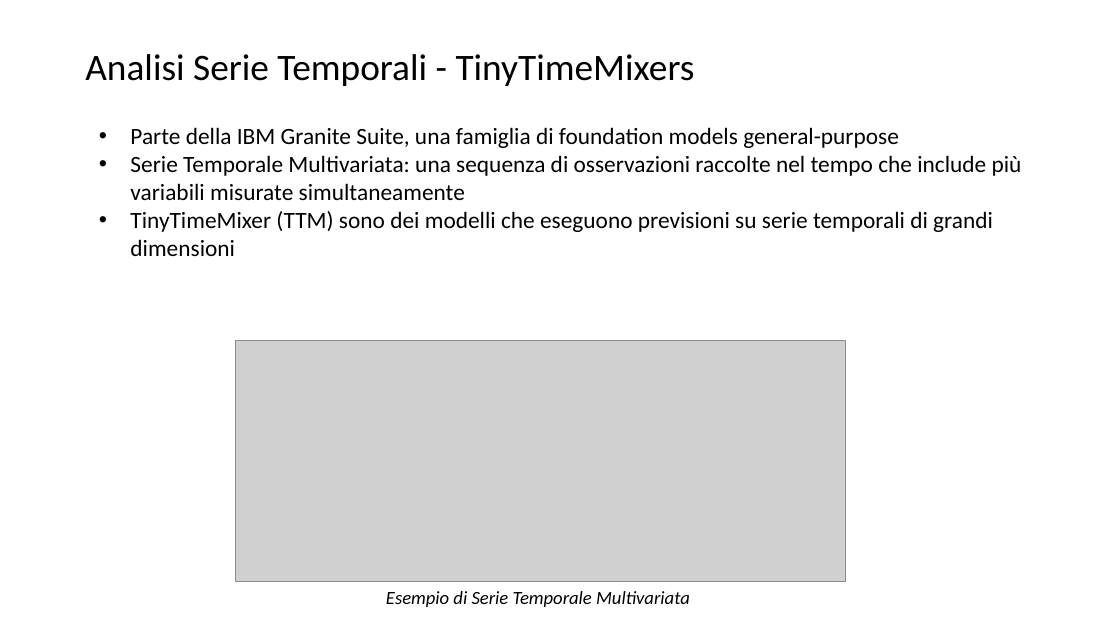
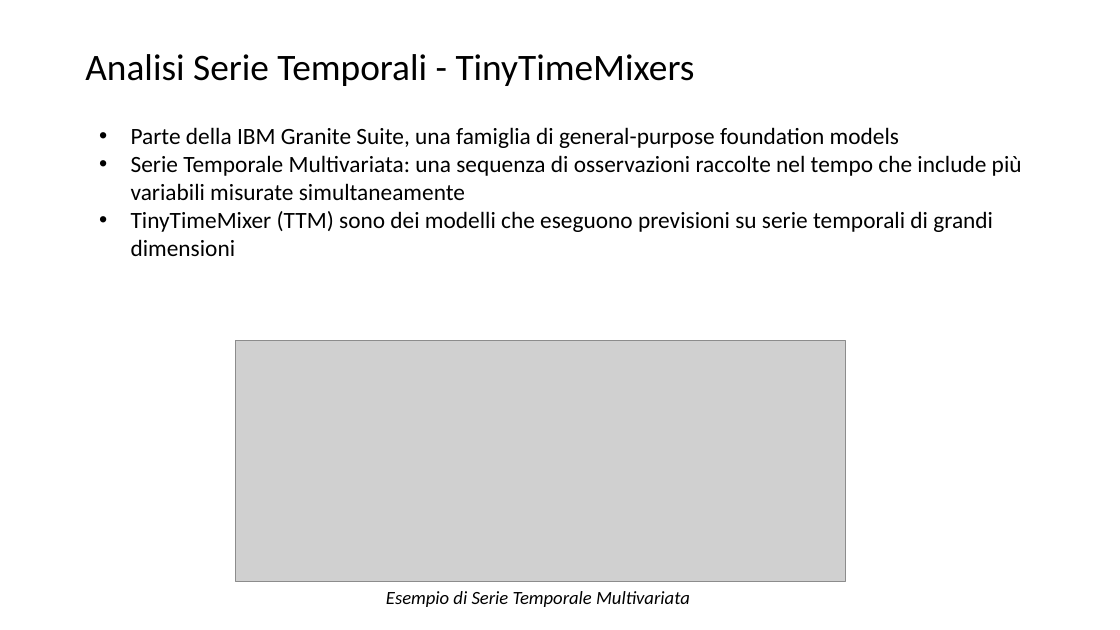
Before and after one commit to lPen88/tesi, a slide deck: slide 14 of presentazione.pptx. Drawn at 1120x630 pixels with LibreOffice and Linux fonts; fonts in the diff are those of the drawing; grey boxes stand for pictures. Boxes give left, top, right and bottom in pixels: in the first picture for what was removed or moved away, otherwise in the second. Text is boxed around its words. In the diff, an @@ line names an element or a change of style, - is before the commit and + after.

```diff
--- a/presentazione.pptx
+++ b/presentazione.pptx
@@ text at (x1=131, y1=127, x2=899, y2=148): text changed @@
-• Parte della IBM Granite Suite, una famiglia di foundation models general-purpose
+• Parte della IBM Granite Suite, una famiglia di general-purpose foundation models
```
Also in this commit, not shown: 5 other slides changed, 16 slides added.
